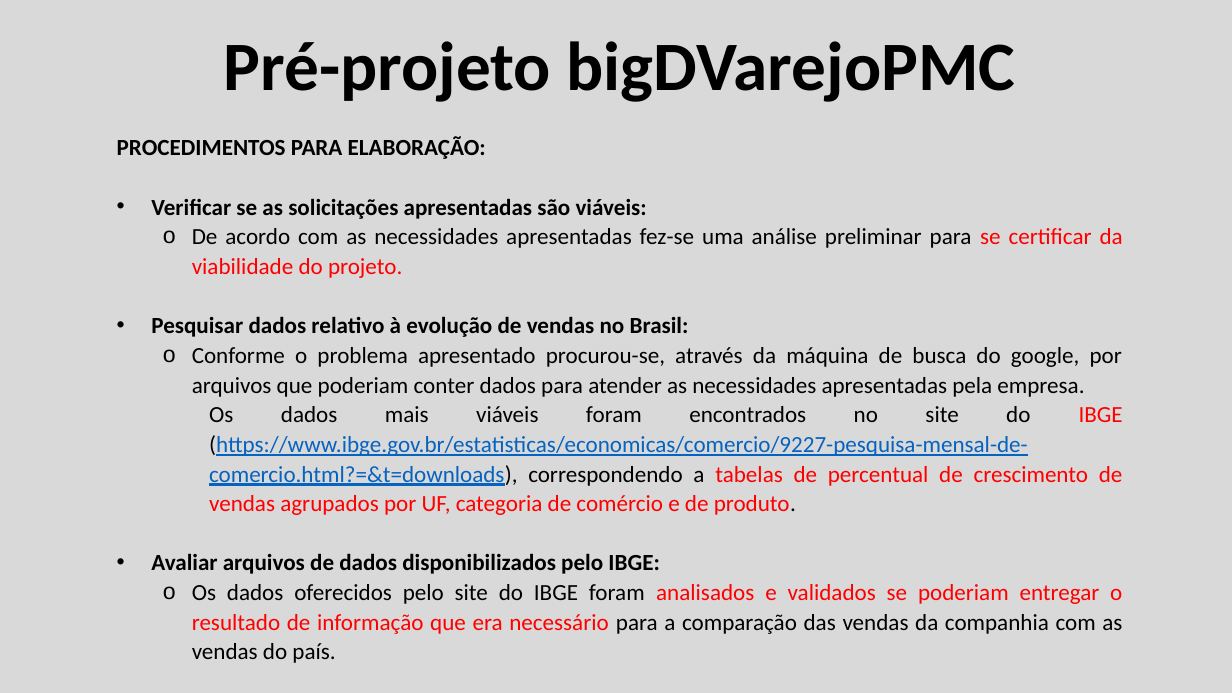
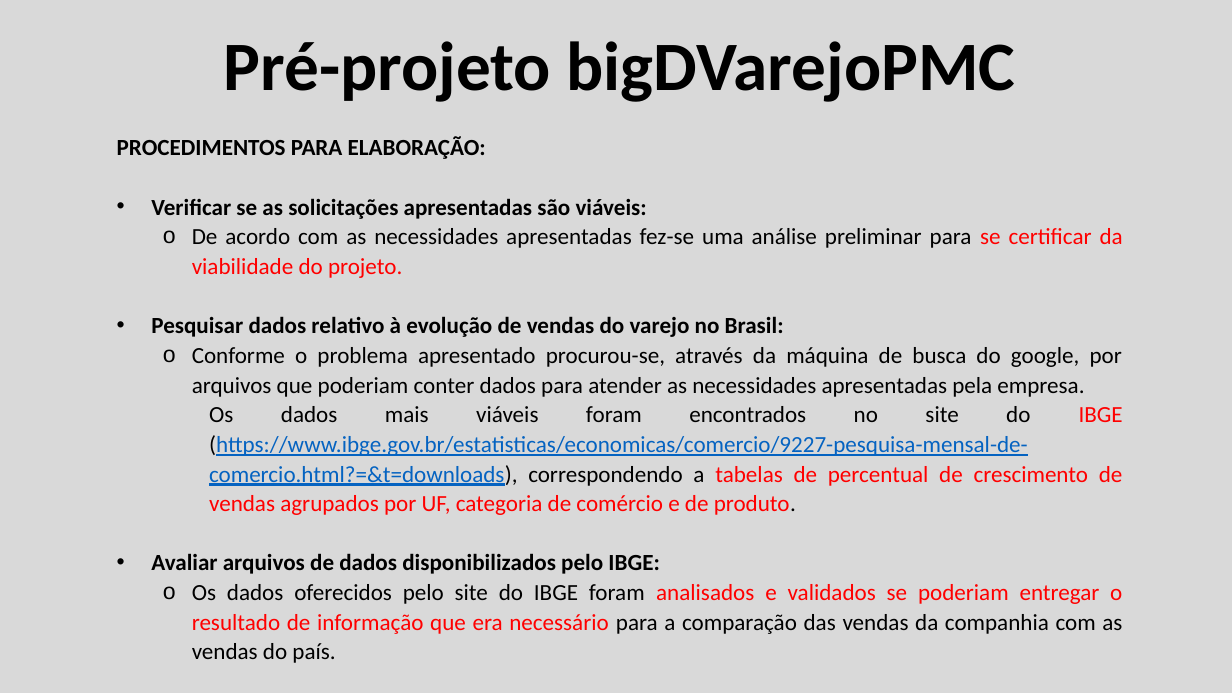
Before and after one commit to jairobernardesjunior/egd-bigDVarejo_PMCproject_, a slide deck: slide 2 of Pré-projeto bigDVarejoPMC.pptx. Drawn at 1232x693 pixels with LibreOffice and Linux fonts; fonts in the diff are those of the drawing. Boxes give left, top, right and bottom in pixels: in the first picture for what was removed or moved away, otherwise in the second. Text is boxed around its words. In the diff, an @@ line names an element or a change of style, - is before the commit and + after.

```diff
--- a/Pré-projeto bigDVarejoPMC.pptx
+++ b/Pré-projeto bigDVarejoPMC.pptx
@@ text at (151,316,784,337): text changed @@
-• Pesquisar dados relativo à evolução de vendas no Brasil:
+• Pesquisar dados relativo à evolução de vendas do varejo no Brasil:
```
Also in this commit, not shown: 2 other slides changed, 1 other file.
